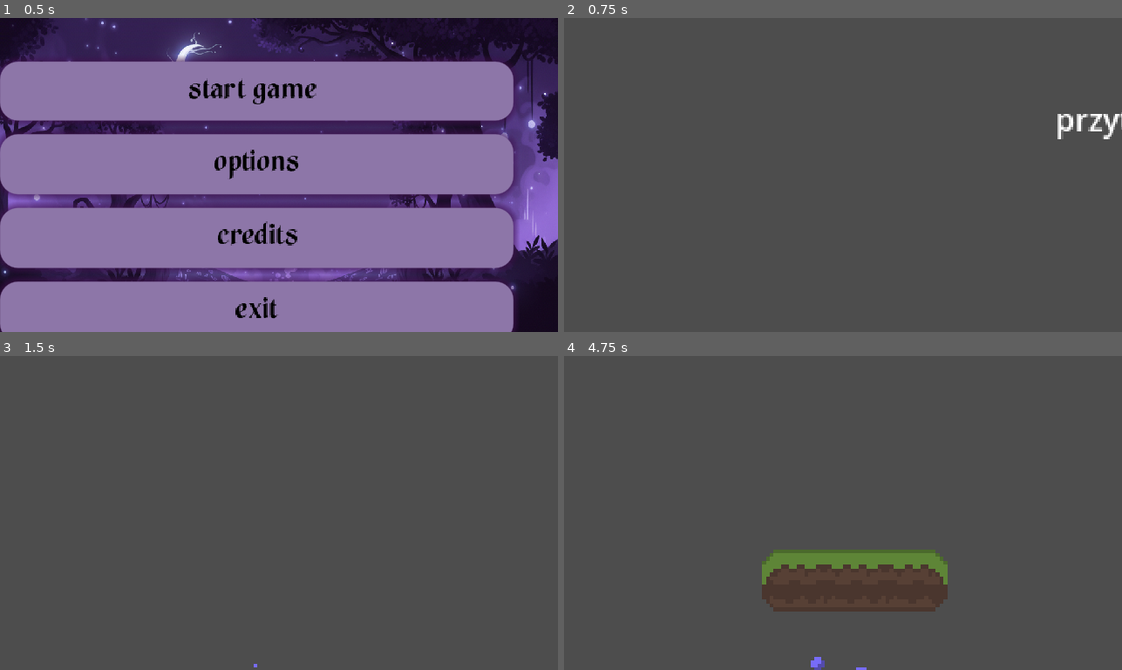
Above: before the commit, frames 1-4 (two rows, left to right).
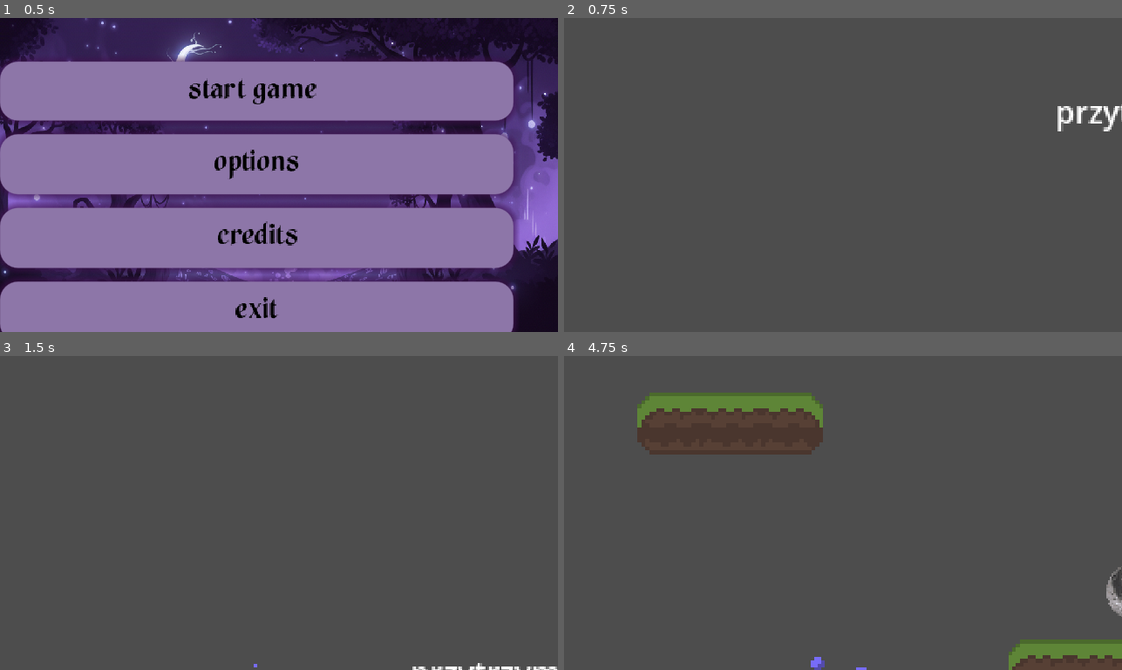
Above: after the commit, the same moments.

Repository: xoxosykes/witchpath
Game: Godot game, scene res://Sceny/main_menu.tscn
Two runs of this game, one before a commit and one after it. Both use one fixed random seed, a clock stepped at 60 frames per second and the inputs below.
Inputs (mouse positions are in pixels of both pictures, inside the frame that each line leads up to):
- Up to frame 1 (0.5 s): no input
- Up to frame 2 (0.75 s): click "start game" at 0.5 s
- Up to frame 3 (1.5 s): tap Enter (ui_accept) at 1.25 s; move the mouse to (401, 497) at 1.27 s; hold Right (ui_right) from 1.28 s (still down); hold E (interact) from 1.28 s (still down); click (401, 497) at 1.42 s
- Up to frame 4 (4.75 s): tap Enter (ui_accept) at 1.52, 2.27, 3.77, 4.52 s; move the mouse to (731, 528) at 2.02 s; release E (interact) at 2.03 s; tap E (interact) at 2.1, 3.05, 3.6 s; move the mouse to (898, 443) at 2.77 s; release Right (ui_right) at 2.78 s; hold Left (ui_left) 2.78-3.53 s; hold F (toggle_magic_sense) 2.78-3.53 s; move the mouse to (815, 575) at 3.52 s; hold Right (ui_right) from 3.53 s (still down); click (815, 575) at 3.67 s; move the mouse to (1010, 560) at 4.27 s; hold E (interact) from 4.28 s (still down)

Frame 1 is identical in both runs. In frame 2, 0.6% of the frame differs, in the area x 88-100%, y 27-39%; in frame 3, 0.2%; in frame 4, 11%, in the area x 13-100%, y 11-100%.

Commit message:
proba interact konia

Diff:
--- /dev/null
+++ b/Sceny/kon_morski.tscn
@@ -0,0 +1,219 @@
+[gd_scene load_steps=29 format=3 uid="uid://xqdvs5pqaadt"]
+
+[ext_resource type="Texture2D" uid="uid://c24s406sgb7ab" path="res://Assety (testowe)/Horse_fullcolor_White.png" id="1_bv560"]
+[ext_resource type="Script" uid="uid://ds2pmdxluhhue" path="res://scripts/kon_morski.gd" id="2_5idid"]
+[ext_resource type="PackedScene" uid="uid://cr3y81tuu863p" path="res://Manager/interakcja.tscn" id="3_c51m1"]
+
+[sub_resource type="AtlasTexture" id="AtlasTexture_m300q"]
+atlas = ExtResource("1_bv560")
+region = Rect2(0, 0, 80, 64)
+
+[sub_resource type="AtlasTexture" id="AtlasTexture_t4l22"]
+atlas = ExtResource("1_bv560")
+region = Rect2(80, 0, 80, 64)
+
+[sub_resource type="AtlasTexture" id="AtlasTexture_j78rw"]
+atlas = ExtResource("1_bv560")
+region = Rect2(160, 0, 80, 64)
+
+[sub_resource type="AtlasTexture" id="AtlasTexture_5djc6"]
+atlas = ExtResource("1_bv560")
+region = Rect2(240, 0, 80, 64)
+
+[sub_resource type="AtlasTexture" id="AtlasTexture_c6wcn"]
+atlas = ExtResource("1_bv560")
+region = Rect2(320, 0, 80, 64)
+
+[sub_resource type="AtlasTexture" id="AtlasTexture_oeudw"]
+atlas = ExtResource("1_bv560")
+region = Rect2(400, 0, 80, 64)
+
+[sub_resource type="AtlasTexture" id="AtlasTexture_sy1di"]
+atlas = ExtResource("1_bv560")
+region = Rect2(480, 0, 80, 64)
+
+[sub_resource type="AtlasTexture" id="AtlasTexture_f46hj"]
+atlas = ExtResource("1_bv560")
+region = Rect2(560, 0, 80, 64)
+
+[sub_resource type="AtlasTexture" id="AtlasTexture_88isx"]
+atlas = ExtResource("1_bv560")
+region = Rect2(640, 0, 80, 64)
+
+[sub_resource type="AtlasTexture" id="AtlasTexture_xljt2"]
+atlas = ExtResource("1_bv560")
+region = Rect2(0, 0, 80, 64)
+
+[sub_resource type="AtlasTexture" id="AtlasTexture_m2r1x"]
+atlas = ExtResource("1_bv560")
+region = Rect2(80, 0, 80, 64)
+
+[sub_resource type="AtlasTexture" id="AtlasTexture_2ubdv"]
+atlas = ExtResource("1_bv560")
+region = Rect2(0, 0, 80, 64)
+
+[sub_resource type="AtlasTexture" id="AtlasTexture_kluwu"]
+atlas = ExtResource("1_bv560")
+region = Rect2(80, 0, 80, 64)
+
+[sub_resource type="AtlasTexture" id="AtlasTexture_k2b6a"]
+atlas = ExtResource("1_bv560")
+region = Rect2(80, 0, 80, 64)
+
+[sub_resource type="AtlasTexture" id="AtlasTexture_pfvji"]
+atlas = ExtResource("1_bv560")
+region = Rect2(0, 64, 80, 64)
+
+[sub_resource type="AtlasTexture" id="AtlasTexture_lx8it"]
+atlas = ExtResource("1_bv560")
+region = Rect2(80, 64, 80, 64)
+
+[sub_resource type="AtlasTexture" id="AtlasTexture_7iwil"]
+atlas = ExtResource("1_bv560")
+region = Rect2(160, 64, 80, 64)
+
+[sub_resource type="AtlasTexture" id="AtlasTexture_sd0d3"]
+atlas = ExtResource("1_bv560")
+region = Rect2(240, 64, 80, 64)
+
+[sub_resource type="AtlasTexture" id="AtlasTexture_wa3u3"]
+atlas = ExtResource("1_bv560")
+region = Rect2(320, 64, 80, 64)
+
+[sub_resource type="AtlasTexture" id="AtlasTexture_60dxf"]
+atlas = ExtResource("1_bv560")
+region = Rect2(400, 64, 80, 64)
+
+[sub_resource type="AtlasTexture" id="AtlasTexture_afebj"]
+atlas = ExtResource("1_bv560")
+region = Rect2(480, 64, 80, 64)
+
+[sub_resource type="AtlasTexture" id="AtlasTexture_7pimq"]
+atlas = ExtResource("1_bv560")
+region = Rect2(560, 64, 80, 64)
+
+[sub_resource type="AtlasTexture" id="AtlasTexture_ofixr"]
+atlas = ExtResource("1_bv560")
+region = Rect2(0, 0, 80, 64)
+
+[sub_resource type="SpriteFrames" id="SpriteFrames_7jhql"]
+animations = [{
+"frames": [{
+"duration": 2.0,
+"texture": SubResource("AtlasTexture_m300q")
+}, {
+"duration": 15.0,
+"texture": SubResource("AtlasTexture_t4l22")
+}, {
+"duration": 1.0,
+"texture": SubResource("AtlasTexture_j78rw")
+}, {
+"duration": 1.0,
+"texture": SubResource("AtlasTexture_5djc6")
+}, {
+"duration": 1.0,
+"texture": SubResource("AtlasTexture_c6wcn")
+}, {
+"duration": 1.0,
+"texture": SubResource("AtlasTexture_oeudw")
+}, {
+"duration": 1.0,
+"texture": SubResource("AtlasTexture_sy1di")
+}, {
+"duration": 1.0,
+"texture": SubResource("AtlasTexture_f46hj")
+}, {
+"duration": 1.0,
+"texture": SubResource("AtlasTexture_88isx")
+}, {
+"duration": 2.0,
+"texture": SubResource("AtlasTexture_xljt2")
+}, {
+"duration": 15.0,
+"texture": SubResource("AtlasTexture_m2r1x")
+}, {
+"duration": 2.0,
+"texture": SubResource("AtlasTexture_2ubdv")
+}, {
+"duration": 20.0,
+"texture": SubResource("AtlasTexture_kluwu")
+}],
+"loop": true,
+"name": &"Idle",
+"speed": 8.0
+}, {
+"frames": [{
+"duration": 10.0,
+"texture": SubResource("AtlasTexture_k2b6a")
+}, {
+"duration": 5.0,
+"texture": SubResource("AtlasTexture_pfvji")
+}, {
+"duration": 1.0,
+"texture": SubResource("AtlasTexture_lx8it")
+}, {
+"duration": 1.0,
+"texture": SubResource("AtlasTexture_7iwil")
+}, {
+"duration": 8.0,
+"texture": SubResource("AtlasTexture_sd0d3")
+}, {
+"duration": 15.0,
+"texture": SubResource("AtlasTexture_wa3u3")
+}, {
+"duration": 4.0,
+"texture": SubResource("AtlasTexture_60dxf")
+}, {
+"duration": 1.0,
+"texture": SubResource("AtlasTexture_afebj")
+}, {
+"duration": 1.0,
+"texture": SubResource("AtlasTexture_7pimq")
+}, {
+"duration": 1.0,
+"texture": SubResource("AtlasTexture_ofixr")
+}, {
+"duration": 10.0,
+"texture": SubResource("AtlasTexture_k2b6a")
+}, {
+"duration": 1.0,
+"texture": SubResource("AtlasTexture_ofixr")
+}, {
+"duration": 10.0,
+"texture": SubResource("AtlasTexture_k2b6a")
+}, {
+"duration": 1.0,
+"texture": SubResource("AtlasTexture_ofixr")
+}, {
+"duration": 10.0,
+"texture": SubResource("AtlasTexture_k2b6a")
+}, {
+"duration": 1.0,
+"texture": SubResource("AtlasTexture_ofixr")
+}],
+"loop": false,
+"name": &"Speak",
+"speed": 8.0
+}]
+
+[sub_resource type="CapsuleShape2D" id="CapsuleShape2D_5djc6"]
+radius = 27.492504
+height = 131.80368
+
+[node name="Kon_morski" type="AnimatedSprite2D" groups=["interactable"]]
+modulate = Color(1.9651731, 1.4793282, 1.1980497, 1)
+scale = Vector2(2.4733553, 2.4733553)
+sprite_frames = SubResource("SpriteFrames_7jhql")
+animation = &"Speak"
+autoplay = "Idle"
+flip_h = true
+script = ExtResource("2_5idid")
+
+[node name="Interakcja" parent="." groups=["Wiedzma"] instance=ExtResource("3_c51m1")]
+position = Vector2(0.8086181, -4.9112916)
+action_name = "kon"
+
+[node name="CollisionShape2D" type="CollisionShape2D" parent="Interakcja"]
+position = Vector2(-23.854235, 8.430907)
+rotation = -1.5720189
+shape = SubResource("CapsuleShape2D_5djc6")
--- a/Sceny/wiedzma.tscn
+++ b/Sceny/wiedzma.tscn
@@ -158,8 +158,8 @@
 }]
 
 [sub_resource type="CapsuleShape2D" id="CapsuleShape2D_xh26e"]
-radius = 13.0
-height = 84.148994
+radius = 11.0
+height = 70.68515
 
 [node name="Wiedzma" type="CharacterBody2D"]
 script = ExtResource("1_7u37v")
--- /dev/null
+++ b/scripts/kon_morski.gd
@@ -0,0 +1 @@
+extends AnimatedSprite2D
Not shown, changed: Sceny/nature_level.tscn
Not shown, changed: Sceny/water_level.tscn
Binary file added: assety_nature/galaz.png
Not shown, added: assety_nature/galaz.png.import
Not shown, added: scripts/kon_morski.gd.uid
